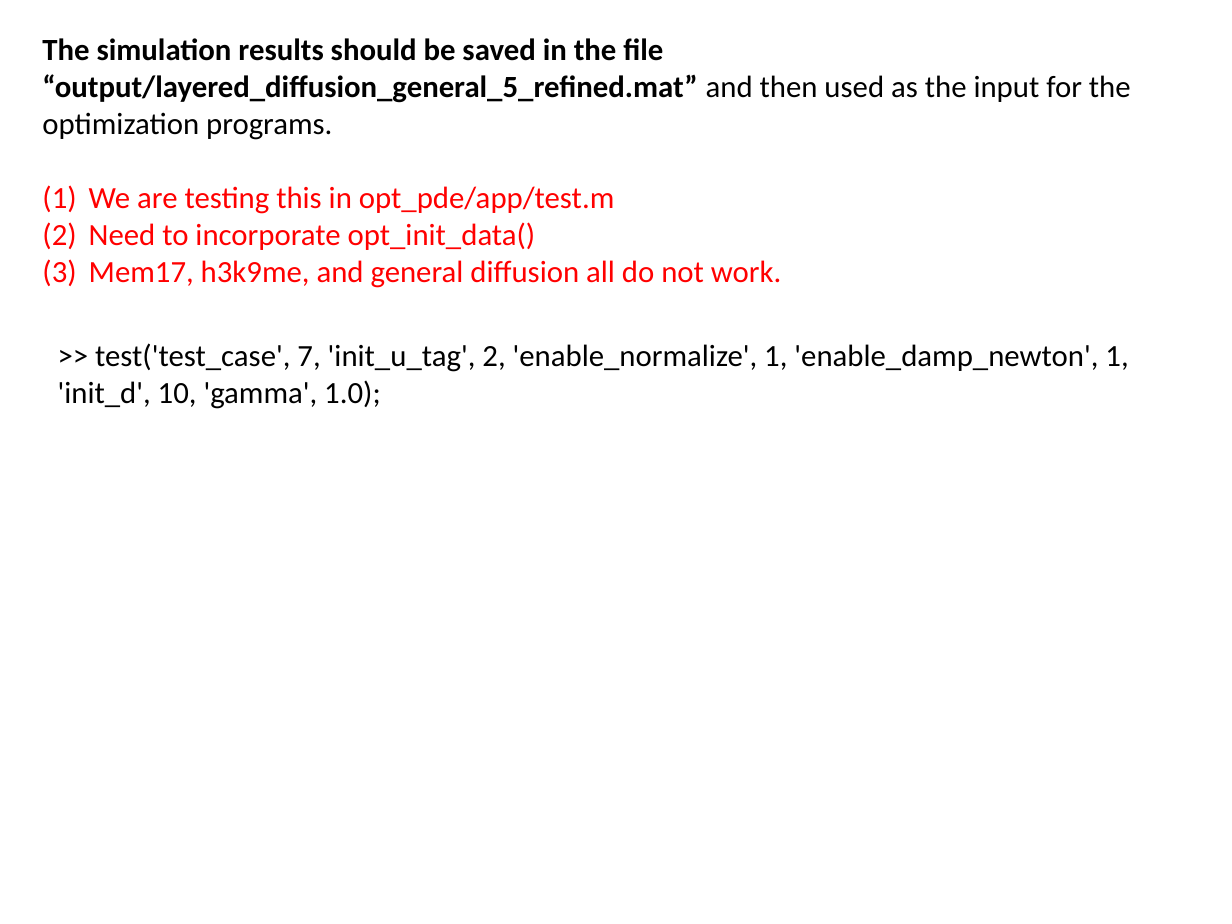
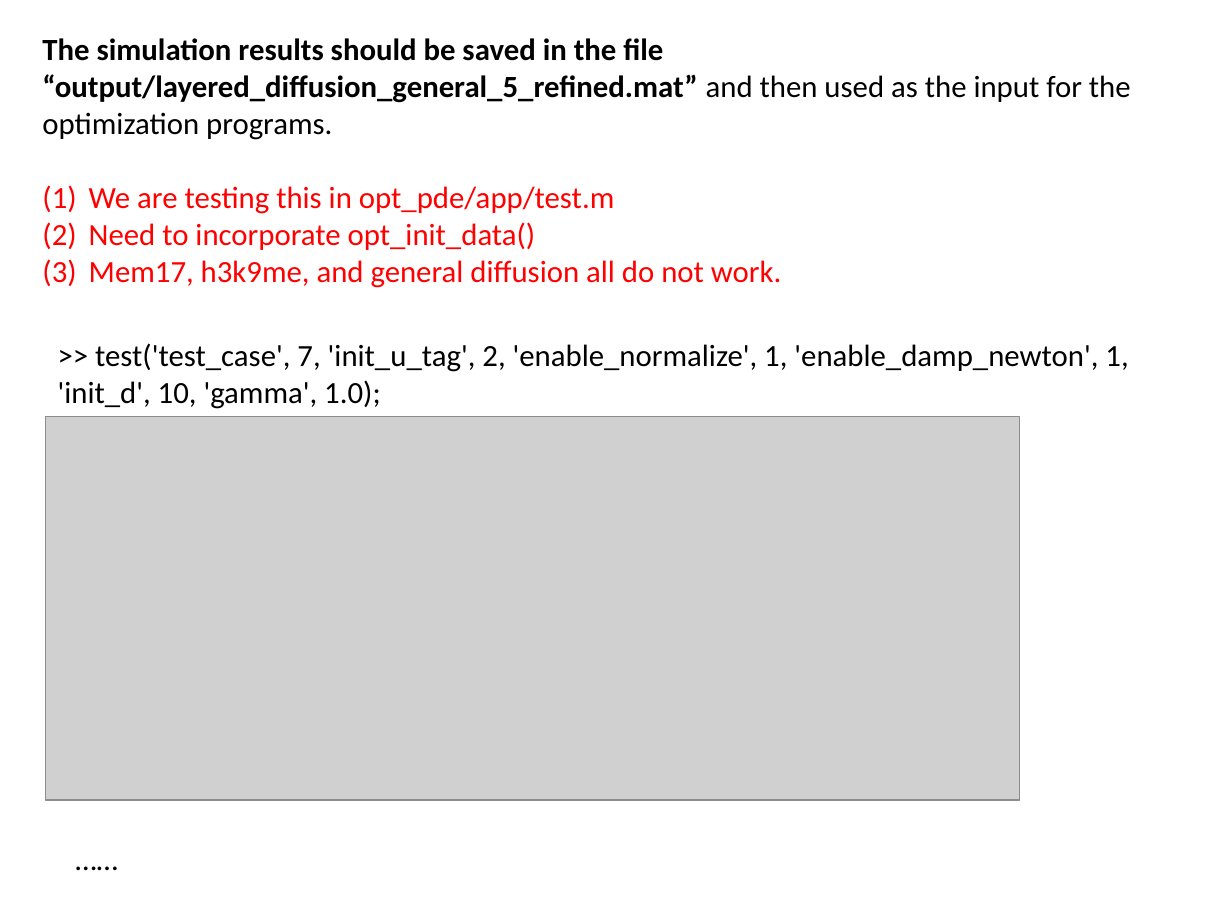
Before and after one commit to lu6007/opt-pde, a slide deck: slide 14 of doc/result_0404_2019.pptx. Drawn at 1232x924 pixels with LibreOffice and Linux fonts; fonts in the diff are those of the drawing; grey boxes stand for pictures. Boxes give left, top, right and bottom in pixels: in the first picture for what was removed or moved away, otherwise in the second. Text is boxed around its words. In the diff, an @@ line names an element or a change of style, - is before the commit and + after.

```diff
--- a/doc/result_0404_2019.pptx
+++ b/doc/result_0404_2019.pptx
@@ picture added at [46, 416, 1020, 800] @@
@@ text added at [63, 833, 515, 882], 18 pt, text #000000 @@
+……
```
Also in this commit, not shown: 3 other slides changed, 5 other files.
